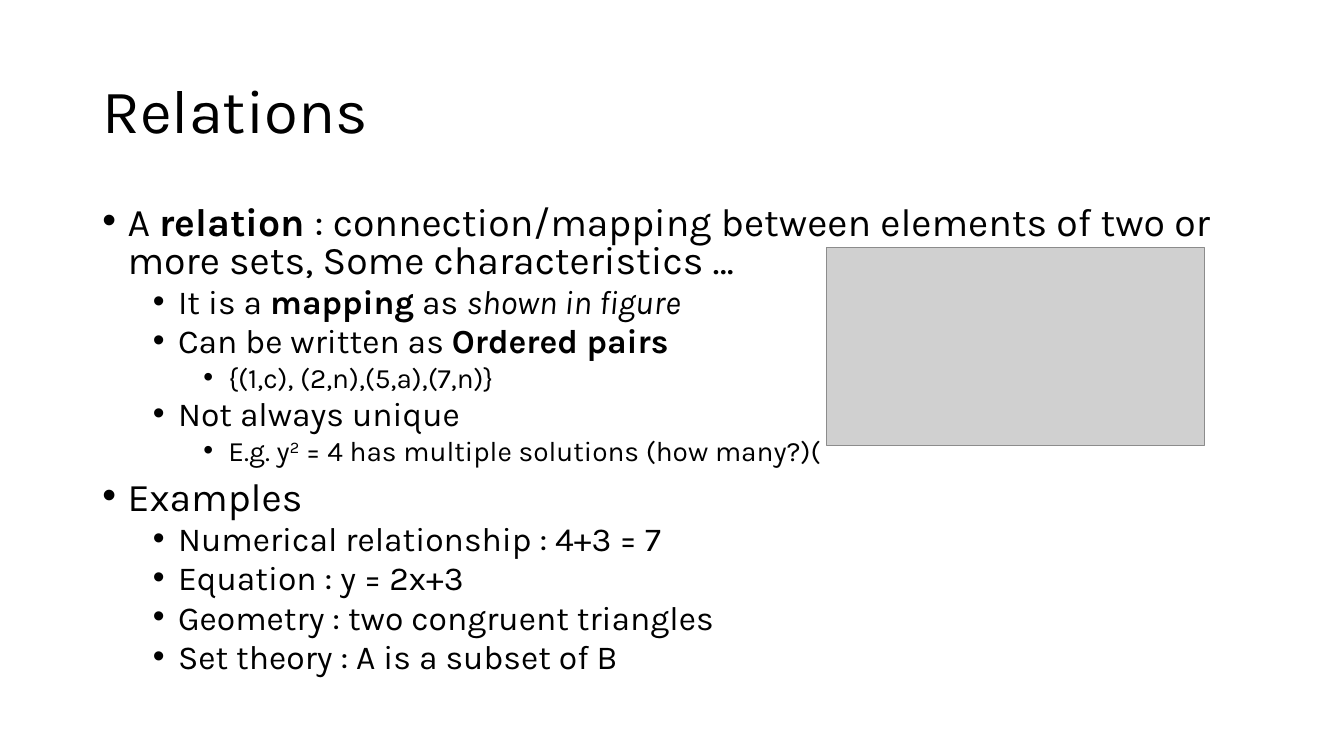
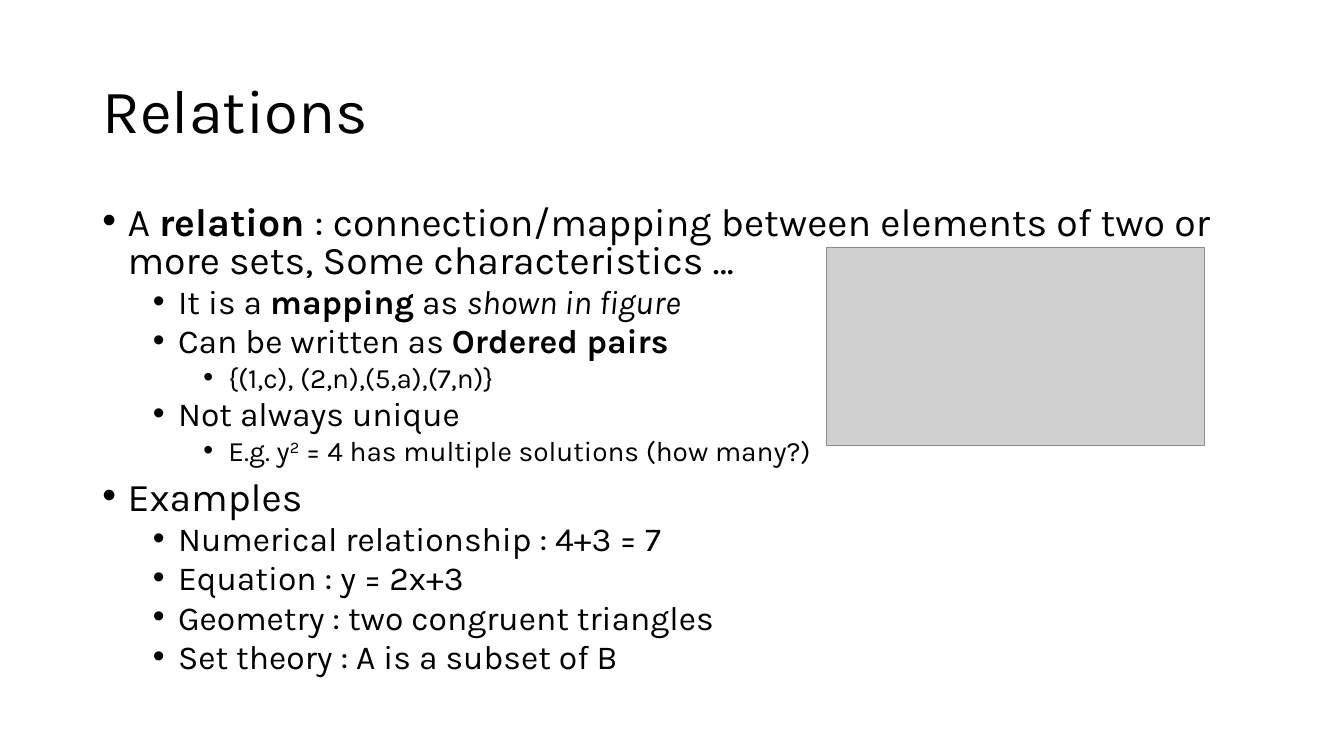
Before and after one commit to MoklaEducation/ems_winter_2025_acsl101, a slide deck: slide 20 of all/ExploringCSConceptsViaACSLCompetitions_all.pptx. Drawn at 1344x756 pixels with LibreOffice and Linux fonts; fonts in the diff are those of the drawing; grey boxes stand for pictures. Boxes give left, top, right and bottom in pixels: in the first picture for what was removed or moved away, otherwise in the second. Text is boxed around its words. In the diff, an @@ line names an element or a change of style, - is before the commit and + after.

```diff
--- a/all/ExploringCSConceptsViaACSLCompetitions_all.pptx
+++ b/all/ExploringCSConceptsViaACSLCompetitions_all.pptx
@@ text at bbox=[228, 440, 810, 468]: text changed @@
-    • E.g. y2 = 4 has multiple solutions (how many?)(
+    • E.g. y2 = 4 has multiple solutions (how many?)
```
Also in this commit, not shown: 3 other slides changed, 5 other files.
